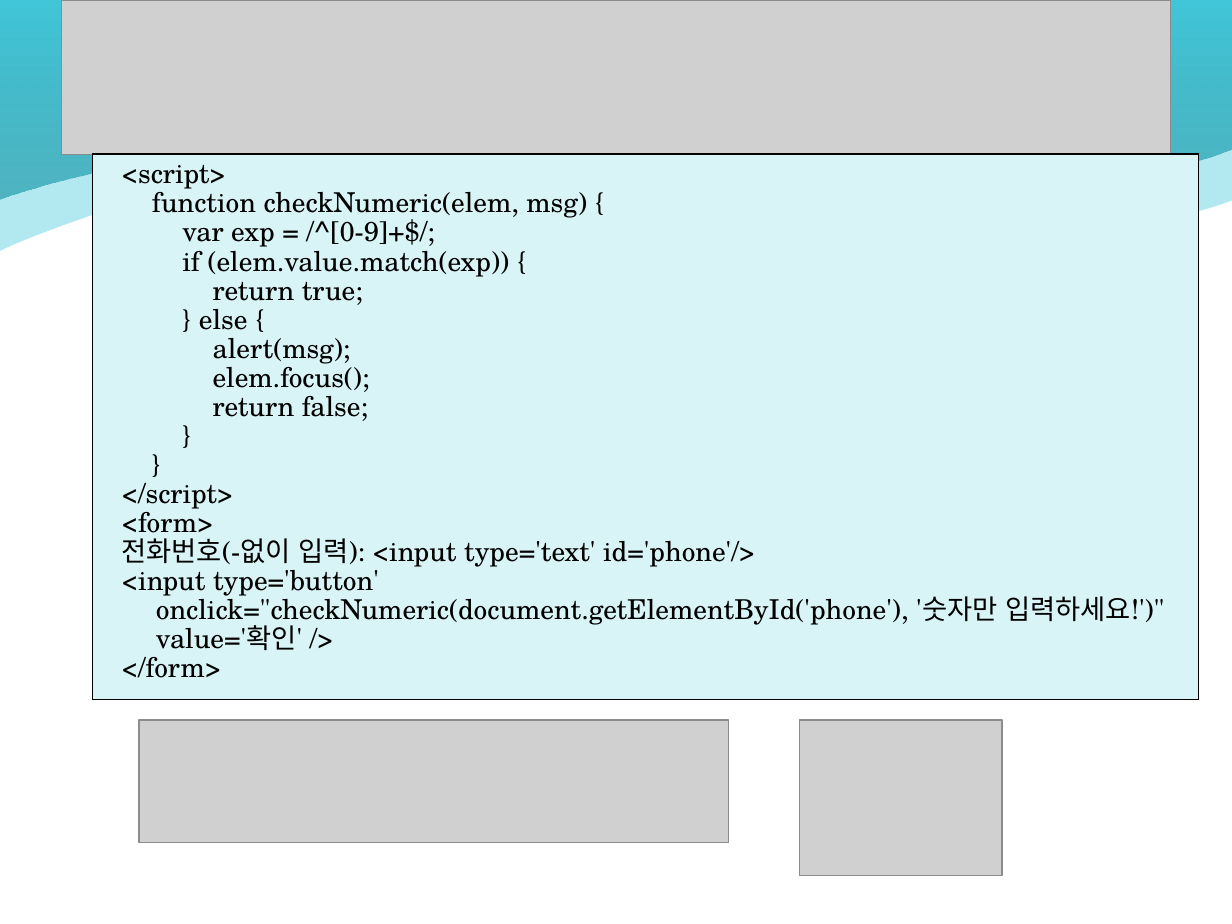
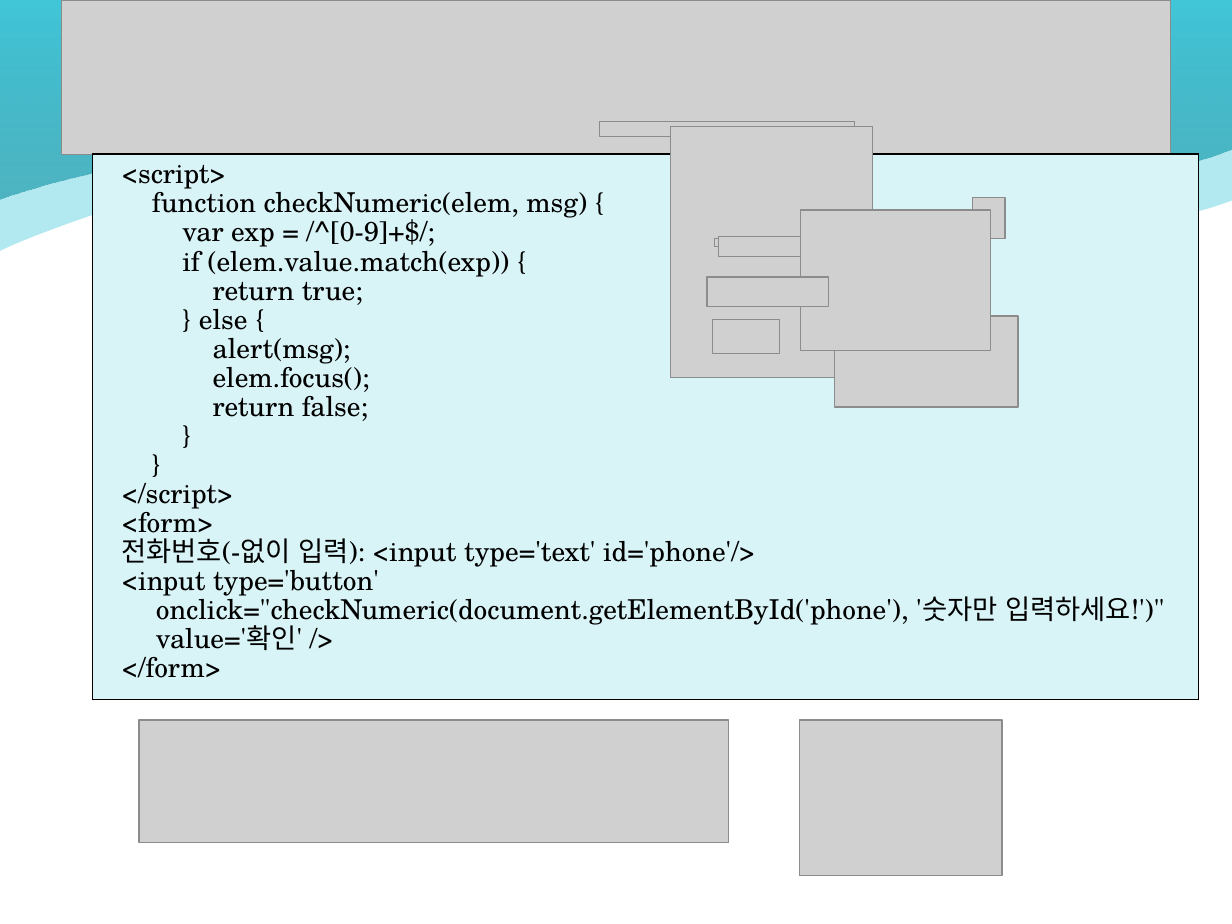
Before and after one commit to rkdntm1/WebStudy_Kosmo, a slide deck: slide 42 of html_ppt/Chap10-DOM_Event.ppt. Drawn at 1232x924 pixels with LibreOffice and Linux fonts; fonts in the diff are those of the drawing; grey boxes stand for pictures; background and template pictures are left out. Boxes give left, top, right and bottom in pixels: in the first picture for what was removed or moved away, otherwise in the second. Text is boxed around its words. In the diff, an @@ line names an element or a change of style, - is before the commit and + after.

```diff
--- a/html_ppt/Chap10-DOM_Event.ppt
+++ b/html_ppt/Chap10-DOM_Event.ppt
@@ picture added at (x1=600, y1=122, x2=855, y2=137) @@
@@ picture added at (x1=670, y1=127, x2=872, y2=378) @@
@@ picture added at (x1=801, y1=209, x2=991, y2=350) @@
@@ picture added at (x1=972, y1=198, x2=1005, y2=239) @@
@@ picture added at (x1=715, y1=238, x2=827, y2=246) @@
@@ picture added at (x1=718, y1=237, x2=823, y2=256) @@
@@ picture added at (x1=707, y1=277, x2=829, y2=307) @@
@@ picture added at (x1=712, y1=319, x2=780, y2=354) @@
@@ picture added at (x1=835, y1=317, x2=1019, y2=408) @@
```
Also in this commit, not shown: 17 other slides changed, 23 other files.
